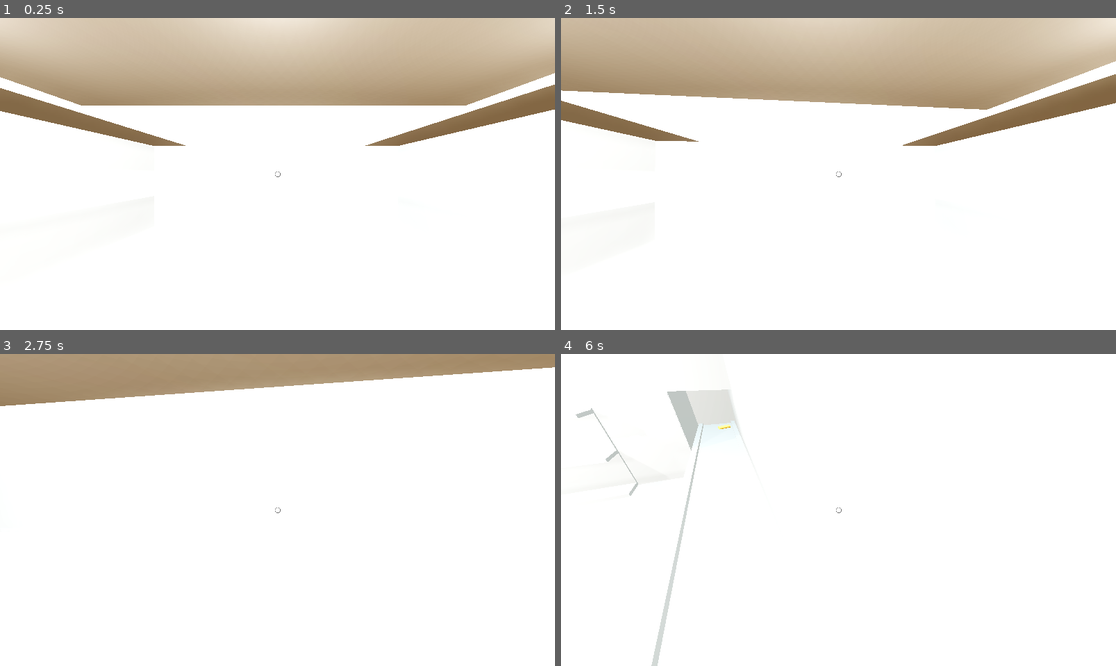
Above: before the commit, frames 1-4 (two rows, left to right).
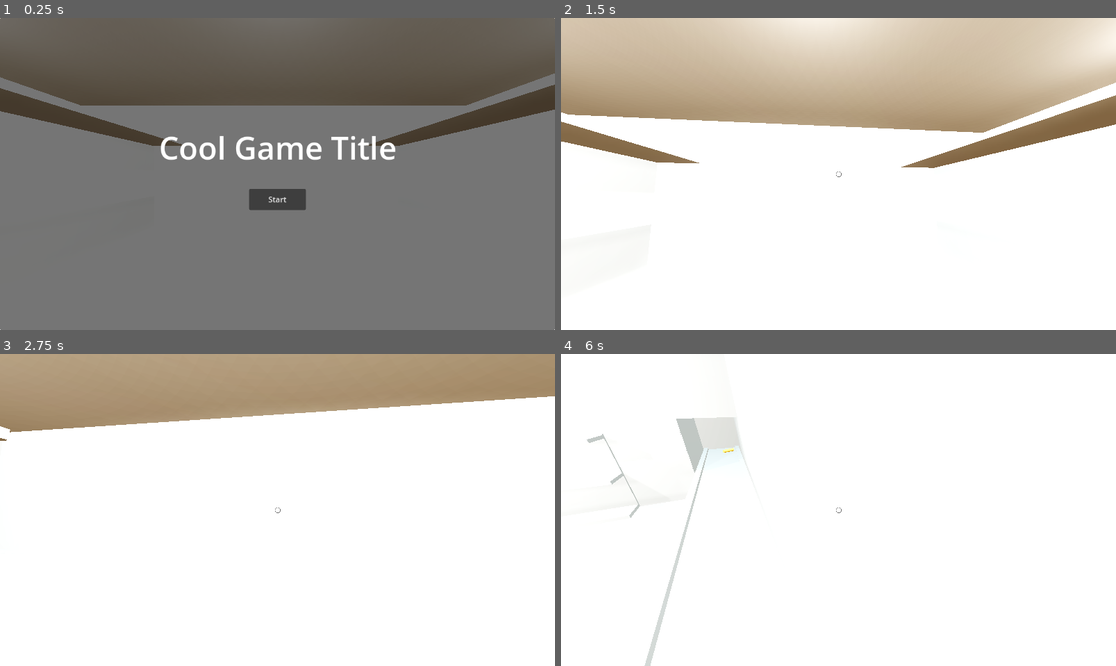
Above: after the commit, the same moments.

Repository: chybby/ldjam53
Game: Godot game, scene res://main.tscn
The game is run twice, just before and just after one commit, with the same random seed, the same clock (stepped at 60 frames per second) and the same inputs.
Inputs (mouse positions are in pixels of both pictures, inside the frame that each line leads up to):
- Up to frame 1 (0.25 s): no input
- Up to frame 2 (1.5 s): click (838, 198) at 0.5 s, where only the run after the commit has a clickable "Start"; tap Enter at 1.25 s; move the mouse to (866, 174) at 1.27 s; press the mouse at (866, 174) at 1.28 s; hold W (move_forward) from 1.28 s (still down)
- Up to frame 3 (2.75 s): keep holding W (move_forward); tap Space (jump) at 1.52, 2.27 s; move the mouse to (249, 510) at 2.02 s; release the mouse at (249, 510) at 2.03 s; click (249, 510) at 2.1 s
- Up to frame 4 (6 s): move the mouse to (849, 503) at 2.77 s; hold Shift (sprint) 2.78-3.53 s; click (849, 503) at 3.05 s; tap Space (jump) at 3.5, 3.77, 4.52, 5.75 s; move the mouse to (832, 516) at 3.52 s; click (832, 516) at 3.6 s; tap Enter at 4.25 s; move the mouse to (877, 513) at 4.27 s; press the mouse at (877, 513) at 4.28 s; tap Escape (pause) at 4.9 s; release W (move_forward) at 5 s; release the mouse at (877, 513) at 5 s; click "X" at 5 s; move the mouse to (794, 506) at 5.77 s; hold W (move_forward) from 5.78 s (still down); tap Shift (sprint) at 5.85 s

The runs differ from the first frame. In frame 1, 99% of the frame differs, in the area x 0-100%, y 0-100%; in frame 2, 21%; in frame 3, 8.9%; in frame 4, 2.5%.

Commit message:
Day loop is kinda there.

Diff:
--- /dev/null
+++ b/delivery_zone/delivery_zone.gd
@@ -0,0 +1,24 @@
+extends Node3D
+
+signal package_delivered(package: Package)
+
+const Package = preload("res://package/package.gd")
+
+@onready var delivery_area = $DeliveryArea
+@onready var animation_player = $AnimationPlayer
+
+func _on_delivery_area_body_entered(body: Node3D):
+    update_screen(null)
+
+func _on_delivery_area_body_exited(body: Node3D):
+    update_screen(body)
+
+func update_screen(ignore_body):
+    var bodies = delivery_area.get_overlapping_bodies()
+    if bodies.size() == 1 and bodies[0] != ignore_body:
+        var package: Package = bodies[0]
+
+        # TODO: check whether the package is right.
+
+        animation_player.play("correct")
+        package_delivered.emit(package)
--- /dev/null
+++ b/delivery_zone/delivery_zone.tscn
@@ -0,0 +1,138 @@
+[gd_scene load_steps=15 format=3 uid="uid://8cotxj0okskq"]
+
+[ext_resource type="Script" path="res://delivery_zone/delivery_zone.gd" id="1_g2s3x"]
+
+[sub_resource type="StandardMaterial3D" id="StandardMaterial3D_3bv41"]
+albedo_color = Color(0.654902, 1, 0.976471, 1)
+
+[sub_resource type="BoxMesh" id="BoxMesh_tkfjh"]
+material = SubResource("StandardMaterial3D_3bv41")
+size = Vector3(1, 0.05, 1)
+
+[sub_resource type="BoxShape3D" id="BoxShape3D_v6g34"]
+size = Vector3(1, 0.05, 1)
+
+[sub_resource type="CylinderMesh" id="CylinderMesh_d6bc1"]
+top_radius = 0.05
+bottom_radius = 0.05
+height = 0.5
+
+[sub_resource type="CylinderShape3D" id="CylinderShape3D_xpjgd"]
+height = 0.5
+radius = 0.05
+
+[sub_resource type="StandardMaterial3D" id="StandardMaterial3D_wjdhl"]
+emission_enabled = true
+
+[sub_resource type="BoxMesh" id="BoxMesh_5yioi"]
+material = SubResource("StandardMaterial3D_wjdhl")
+size = Vector3(0.05, 0.2, 0.3)
+
+[sub_resource type="BoxShape3D" id="BoxShape3D_g0sam"]
+size = Vector3(0.05, 0.2, 0.3)
+
+[sub_resource type="BoxShape3D" id="BoxShape3D_qewf8"]
+size = Vector3(0.858751, 0.53512, 0.788442)
+
+[sub_resource type="Animation" id="Animation_61k6w"]
+resource_name = "correct"
+tracks/0/type = "value"
+tracks/0/imported = false
+tracks/0/enabled = true
+tracks/0/path = NodePath("Screen/MeshInstance3D:mesh:material:emission")
+tracks/0/interp = 1
+tracks/0/loop_wrap = true
+tracks/0/keys = {
+"times": PackedFloat32Array(0, 0.2, 1),
+"transitions": PackedFloat32Array(1, 1, 1),
+"update": 0,
+"values": [Color(0, 0, 0, 1), Color(0, 1, 0, 1), Color(0, 0, 0, 1)]
+}
+
+[sub_resource type="Animation" id="Animation_6osrl"]
+length = 0.001
+tracks/0/type = "value"
+tracks/0/imported = false
+tracks/0/enabled = true
+tracks/0/path = NodePath("Screen/MeshInstance3D:mesh:material:emission")
+tracks/0/interp = 1
+tracks/0/loop_wrap = true
+tracks/0/keys = {
+"times": PackedFloat32Array(0),
+"transitions": PackedFloat32Array(1),
+"update": 0,
+"values": [Color(0, 0, 0, 1)]
+}
+
+[sub_resource type="Animation" id="Animation_esy4x"]
+resource_name = "incorrect"
+tracks/0/type = "value"
+tracks/0/imported = false
+tracks/0/enabled = true
+tracks/0/path = NodePath("Screen/MeshInstance3D:mesh:material:emission")
+tracks/0/interp = 1
+tracks/0/loop_wrap = true
+tracks/0/keys = {
+"times": PackedFloat32Array(0, 0.2, 1),
+"transitions": PackedFloat32Array(1, 1, 1),
+"update": 0,
+"values": [Color(0, 0, 0, 1), Color(1, 0, 0, 1), Color(0, 0, 0, 1)]
+}
+
+[sub_resource type="AnimationLibrary" id="AnimationLibrary_yfpew"]
+_data = {
+"RESET": SubResource("Animation_6osrl"),
+"correct": SubResource("Animation_61k6w"),
+"incorrect": SubResource("Animation_esy4x")
+}
+
+[node name="DeliveryZone" type="Node3D"]
+script = ExtResource("1_g2s3x")
+
+[node name="Base" type="StaticBody3D" parent="."]
+
+[node name="MeshInstance3D" type="MeshInstance3D" parent="Base"]
+transform = Transform3D(1, 0, 0, 0, 1, 0, 0, 0, 1, 0, 0.0250122, 0)
+mesh = SubResource("BoxMesh_tkfjh")
+skeleton = NodePath("../..")
+
+[node name="CollisionShape3D" type="CollisionShape3D" parent="Base"]
+transform = Transform3D(1, 0, 0, 0, 1, 0, 0, 0, 1, 0, 0.0243062, 0)
+shape = SubResource("BoxShape3D_v6g34")
+
+[node name="Stand" type="StaticBody3D" parent="."]
+
+[node name="MeshInstance3D" type="MeshInstance3D" parent="Stand"]
+transform = Transform3D(1, 0, 0, 0, 1, 0, 0, 0, 1, 0, 0.297396, -0.411203)
+mesh = SubResource("CylinderMesh_d6bc1")
+
+[node name="CollisionShape3D" type="CollisionShape3D" parent="Stand"]
+transform = Transform3D(1, 0, 0, 0, 1, 0, 0, 0, 1, 0, 0.298502, -0.411128)
+shape = SubResource("CylinderShape3D_xpjgd")
+
+[node name="Screen" type="StaticBody3D" parent="."]
+transform = Transform3D(1, 0, 0, 0, 1, 0, 0, 0, 1, 0, 0.00498268, -0.403082)
+
+[node name="MeshInstance3D" type="MeshInstance3D" parent="Screen"]
+transform = Transform3D(1, 0, 0, 0, 1, 0, 0, 0, 1, 0, 0.641872, 0)
+mesh = SubResource("BoxMesh_5yioi")
+
+[node name="CollisionShape3D" type="CollisionShape3D" parent="Screen"]
+transform = Transform3D(1, 0, 0, 0, 1, 0, 0, 0, 1, 0, 0.642269, 0)
+shape = SubResource("BoxShape3D_g0sam")
+
+[node name="DeliveryArea" type="Area3D" parent="."]
+collision_layer = 0
+collision_mask = 2
+
+[node name="CollisionShape3D" type="CollisionShape3D" parent="DeliveryArea"]
+transform = Transform3D(1, 0, 0, 0, 1, 0, 0, 0, 1, 0, 0.308371, 0)
+shape = SubResource("BoxShape3D_qewf8")
+
+[node name="AnimationPlayer" type="AnimationPlayer" parent="."]
+libraries = {
+"": SubResource("AnimationLibrary_yfpew")
+}
+
+[connection signal="body_entered" from="DeliveryArea" to="." method="_on_delivery_area_body_entered"]
+[connection signal="body_exited" from="DeliveryArea" to="." method="_on_delivery_area_body_exited"]
--- a/level/level.gd
+++ b/level/level.gd
@@ -1,6 +1,10 @@
 extends Node3D
 
 @onready var package_spawn_point := $PackageSpawnPoint
+@onready var player_spawn_point := $PlayerSpawnPoint
+
+func get_player_spawn_position():
+    return player_spawn_point.position
 
 func get_package_spawn_position():
     return package_spawn_point.position
--- a/level/level.tscn
+++ b/level/level.tscn
@@ -289,6 +289,8 @@
 [node name="PackageSpawnPoint" type="Marker3D" parent="."]
 transform = Transform3D(1, 0, 0, 0, 1, 0, 0, 0, 1, -13.8201, 3.46955, -8.98413)
 
+[node name="PlayerSpawnPoint" type="Marker3D" parent="."]
+
 [node name="Conveyor" type="StaticBody3D" parent="."]
 transform = Transform3D(1, 0, 0, 0, 1, 0, 0, 0, 1, -2.9805, 0, -9)
 collision_layer = 4
--- a/main.gd
+++ b/main.gd
@@ -6,7 +6,9 @@
 
 var can_pause := false
 
-const SKIP_MAIN_MENU := true
+const SKIP_MAIN_MENU := false
+
+var day = 0
 
 func _ready():
     get_tree().paused = true
@@ -20,6 +22,8 @@
     if event.is_action_pressed("pause") and can_pause:
         gui.show_pause_screen()
         get_tree().paused = true
+    elif event.is_action_pressed("skip_day"):
+        _on_world_day_ended()
 
 func _on_gui_unpaused():
     get_tree().paused = false
@@ -27,6 +31,7 @@
 func start_game():
     can_pause = true
     get_tree().paused = false
+    world.start_day(day)
 
 func _on_gui_game_started():
     start_game()
@@ -36,3 +41,7 @@
 
 func _on_gui_volume_changed(volume):
     pass # TODO: change volume.
+
+func _on_world_day_ended():
+    day += 1
+    world.start_day(day)
--- a/main.tscn
+++ b/main.tscn
@@ -8,6 +8,7 @@
 [ext_resource type="PackedScene" uid="uid://diecf34cipg7k" path="res://player/player.tscn" id="4_qqmf7"]
 [ext_resource type="PackedScene" uid="uid://sdnpsqpox0dm" path="res://package/package.tscn" id="6_okuef"]
 [ext_resource type="PackedScene" uid="uid://wn7300ox6nll" path="res://scanner/scanner.tscn" id="6_qxux1"]
+[ext_resource type="PackedScene" uid="uid://8cotxj0okskq" path="res://delivery_zone/delivery_zone.tscn" id="6_wbj6h"]
 [ext_resource type="PackedScene" uid="uid://dg5ljrugpyfv2" path="res://menus/pause_screen.tscn" id="8_dfw4l"]
 [ext_resource type="PackedScene" uid="uid://dsdesb5wro10h" path="res://player/hud.tscn" id="9_s8eft"]
 
@@ -59,6 +60,9 @@
 
 [node name="Scanner" parent="World" instance=ExtResource("6_qxux1")]
 transform = Transform3D(-2.18557e-07, 0, 1, 0, 1, 0, -1, 0, -2.18557e-07, -0.154526, 0, 2.90315)
+
+[node name="DeliveryZone" parent="World" instance=ExtResource("6_wbj6h")]
+transform = Transform3D(-1, 0, -8.74228e-08, 0, 1, 0, 8.74228e-08, 0, -1, 5.49849, 1.1794, 7.58953)
 
 [node name="PackageSpawnTimer" type="Timer" parent="World"]
 wait_time = 4.0
@@ -115,6 +119,8 @@
 [node name="HUD" parent="GUI" instance=ExtResource("9_s8eft")]
 layout_mode = 1
 
+[connection signal="day_ended" from="World" to="." method="_on_world_day_ended"]
+[connection signal="package_delivered" from="World/DeliveryZone" to="World" method="_on_delivery_zone_package_delivered"]
 [connection signal="timeout" from="World/PackageSpawnTimer" to="World" method="_on_package_spawn_timer_timeout"]
 [connection signal="game_started" from="GUI" to="." method="_on_gui_game_started"]
 [connection signal="mouse_sensitivity_changed" from="GUI" to="." method="_on_gui_mouse_sensitivity_changed"]
--- a/menus/gui.gd
+++ b/menus/gui.gd
@@ -26,20 +26,20 @@
     pause_screen.set_process_input(false)
     Input.mouse_mode = Input.MOUSE_MODE_CAPTURED
     hud.visible = true
-    emit_signal("unpaused")
+    unpaused.emit()
 
 func _on_main_menu_screen_game_started():
     Input.mouse_mode = Input.MOUSE_MODE_CAPTURED
     main_menu_screen.set_process_input(false)
     main_menu_screen.visible = false
     hud.visible = true
-    emit_signal("game_started")
+    game_started.emit()
 
 func set_mouse_sensitivity(mouse_sensitivity: float):
     pause_screen.set_mouse_sensitivity(mouse_sensitivity)
 
 func _on_pause_screen_mouse_sensitivity_changed(mouse_sensitivity: float):
-    emit_signal("mouse_sensitivity_changed", mouse_sensitivity)
+    mouse_sensitivity_changed.emit(mouse_sensitivity)
 
 func _on_pause_screen_volume_changed(volume: float):
-    emit_signal("volume_changed", volume)
+    volume_changed.emit(volume)
--- a/menus/main_menu_screen.gd
+++ b/menus/main_menu_screen.gd
@@ -3,4 +3,4 @@
 signal game_started
 
 func _on_start_button_pressed():
-    emit_signal("game_started")
+    game_started.emit()
--- a/menus/pause_screen.gd
+++ b/menus/pause_screen.gd
@@ -8,17 +8,17 @@
 
 func _input(event):
     if event.is_action_pressed("pause"):
-        emit_signal("closed")
+        closed.emit()
         get_viewport().set_input_as_handled()
 
 func _on_close_button_pressed():
-    emit_signal("closed")
+    closed.emit()
 
 func _on_volume_slider_value_changed(volume: float):
-    emit_signal("volume_changed", volume)
+    volume_changed.emit(volume)
 
 func set_mouse_sensitivity(mouse_sensitivity: float):
     mouse_sensitivity_slider.value = mouse_sensitivity
 
 func _on_mouse_sensitivity_slider_value_changed(mouse_sensitivity: float):
-    emit_signal("mouse_sensitivity_changed", mouse_sensitivity)
+    mouse_sensitivity_changed.emit(mouse_sensitivity)
--- a/package/package.tscn
+++ b/package/package.tscn
@@ -15,7 +15,7 @@
 bottom_radius = 0.1
 height = 0.5
 
-[node name="Package" type="RigidBody3D" groups=["pickup"]]
+[node name="Package" type="RigidBody3D" groups=["packages", "pickup"]]
 collision_layer = 2
 collision_mask = 7
 mass = 0.5
--- a/player/player.gd
+++ b/player/player.gd
@@ -24,7 +24,7 @@
         camera.rotate_x(-event.relative.y * mouse_sensitivity)
         camera.rotation.x = clamp(camera.rotation.x, -1.2, 1.2)
     elif event.is_action_pressed('interact'):
-        if hovered_object:
+        if hovered_object and is_instance_valid(hovered_object):
             if hovered_object.has_method('interact'):
                 hovered_object.interact()
             if hovered_object.is_in_group('pickup'):
@@ -35,15 +35,18 @@
                     print('Holding %s' % held_object)
                     hovered_object = null
     elif event.is_action_released('interact'):
-        if held_object:
-            held_object.linear_damp = 0
-            held_object.angular_damp = 0
-            print('Dropped %s' % held_object)
-            held_object = null
+        drop_object()
+
+func drop_object():
+    if held_object:
+        held_object.linear_damp = 0
+        held_object.angular_damp = 0
+        print('Dropped %s' % held_object)
+        held_object = null
 
 func _process(delta):
     if interact_ray.get_collider() != hovered_object:
-        if hovered_object and hovered_object.has_method('hover'):
+        if hovered_object and is_instance_valid(hovered_object) and hovered_object.has_method('hover'):
             hovered_object.hover(false)
         hovered_object = interact_ray.get_collider()
         if hovered_object and hovered_object.has_method('hover'):
@@ -63,7 +66,6 @@
         speed = sprint_speed
 
     # Get the input direction and handle the movement/deceleration.
-    # As good practice, you should replace UI actions with custom gameplay actions.
     var input_dir = Input.get_vector("move_left", "move_right", "move_forward", "move_backward")
     var direction = (transform.basis * Vector3(input_dir.x, 0, input_dir.y)).normalized()
     if direction:
@@ -79,3 +81,9 @@
     if held_object:
         var force_direction: Vector3 = held_item_marker.global_position - held_object.global_position
         held_object.apply_central_force(force_direction * held_item_strength)
+
+func reset():
+    rotation = Vector3.ZERO
+    camera.rotation = Vector3.ZERO
+    hovered_object = null
+    held_object = null
--- a/project.godot
+++ b/project.godot
@@ -74,6 +74,11 @@
 "events": [Object(InputEventKey,"resource_local_to_scene":false,"resource_name":"","device":-1,"window_id":0,"alt_press …(182 unchanged characters)…
 ]
 }
+skip_day={
+"deadzone": 0.5,
+"events": [Object(InputEventKey,"resource_local_to_scene":false,"resource_name":"","device":-1,"window_id":0,"alt_pressed":false,"shift_pressed":false,"ctrl_pressed":false,"meta_pressed":false,"pressed":false,"keycode":0,"physical_keycode":75,"key_label":0,"unicode":107,"echo":false,"script":null)
+]
+}
 
 [layer_names]
 
--- a/scanner/scanner.gd
+++ b/scanner/scanner.gd
@@ -1,20 +1,27 @@
 extends Node3D
+
+const Package = preload("res://package/package.gd")
 
 @onready var scanner_ui = $Viewport/ScannerUI
 @onready var scan_area = $ScanArea
 @onready var animation_player = $AnimationPlayer
 
 func _on_scan_area_body_entered(body: Node3D):
-    update_screen(body)
+    update_screen()
 
 func _on_scan_area_body_exited(body: Node3D):
-    update_screen(body)
+    update_screen()
 
-func update_screen(body: Node3D):
-    if scan_area.get_overlapping_bodies().size() == 1:
-        scanner_ui.set_name_label(body.first_name + ' ' + body.last_name)
-        scanner_ui.set_address_label(str(body.address))
+func update_screen():
+    var bodies = scan_area.get_overlapping_bodies()
+    if bodies.size() == 1:
+        var package: Package = bodies[0]
+        scanner_ui.set_name_label(package.first_name + ' ' + package.last_name)
+        scanner_ui.set_address_label(str(package.address))
         animation_player.play("scan_light")
     else:
-        scanner_ui.set_name_label('Scan something')
-        scanner_ui.set_address_label('Scan something')
+        reset()
+
+func reset():
+    scanner_ui.set_name_label('Scan something')
+    scanner_ui.set_address_label('Scan something')
--- a/world.gd
+++ b/world.gd
@@ -1,18 +1,60 @@
 extends Node3D
 
-var PackageScene = preload("res://package/package.tscn")
+signal day_ended
+
+const PackageScene = preload("res://package/package.tscn")
+const Package = preload("res://package/package.gd")
 
 @onready var level := $Level
+@onready var player := $Player
+@onready var scanner := $Scanner
 @onready var package_spawn_timer := $PackageSpawnTimer
 
-var packages_left = 15
+var packages_left_to_spawn = 2
+# Packages that don't have a customer waiting for them yet.
+var unclaimed_packages: Array[Package] = []
+# Packages that haven't been given to the right customer yet.
+var undelivered_packages: Array[Package] = []
+
+func start_day(day: int):
+    print('Starting day %d' % day)
+    packages_left_to_spawn = 2
+    unclaimed_packages = []
+    undelivered_packages = []
+    player.reset()
+    player.position = level.get_player_spawn_position()
+    package_spawn_timer.start()
+
+    for package in get_tree().get_nodes_in_group('packages'):
+        package.free()
+
+    # Reset the scanner in case a package was on it.
+    scanner.reset()
 
 func _on_package_spawn_timer_timeout():
     var package := PackageScene.instantiate()
     package.randomize()
+    # TODO: Make sure 2 packages with the same name + address don't exist.
     package.position = level.get_package_spawn_position()
     add_child(package)
+    unclaimed_packages.append(package)
+    undelivered_packages.append(package)
 
-    packages_left -= 1
-    if packages_left == 0:
+    packages_left_to_spawn -= 1
+    if packages_left_to_spawn == 0:
         package_spawn_timer.stop()
+
+func _on_delivery_zone_package_delivered(package: Package):
+    package.remove_from_group('pickup')
+    player.drop_object()
+    undelivered_packages.erase(package)
+    print('packages left to deliver: %d' % undelivered_packages.size())
+
+    # TODO: give the package to the customer at the start of the queue.
+    package.queue_free()
+
+    if undelivered_packages.is_empty():
+        # TODO: fade out
+
+        # End the day.
+        day_ended.emit()
Not shown: 1 places in main.tscn that only renumber resources
